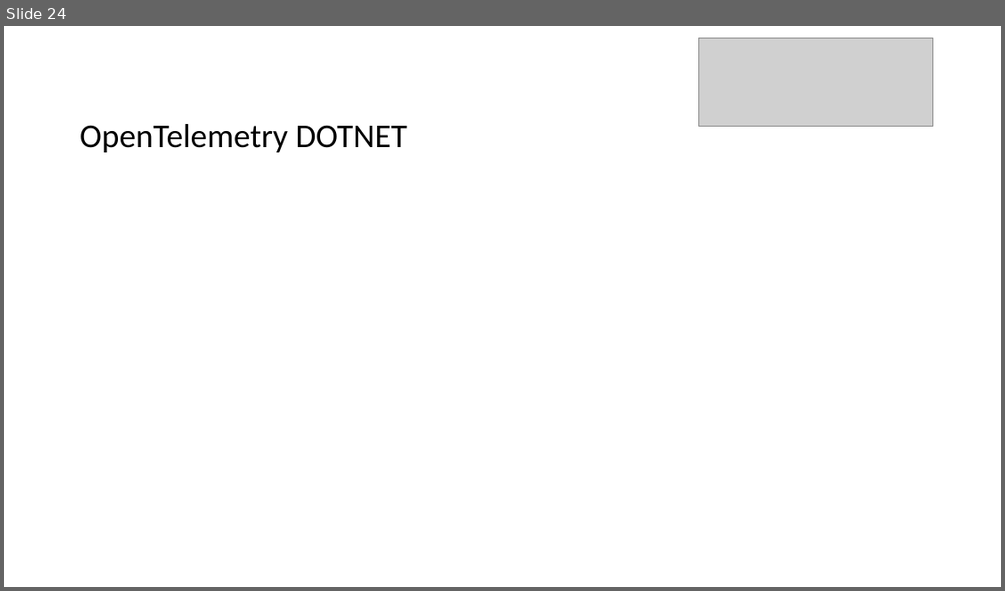
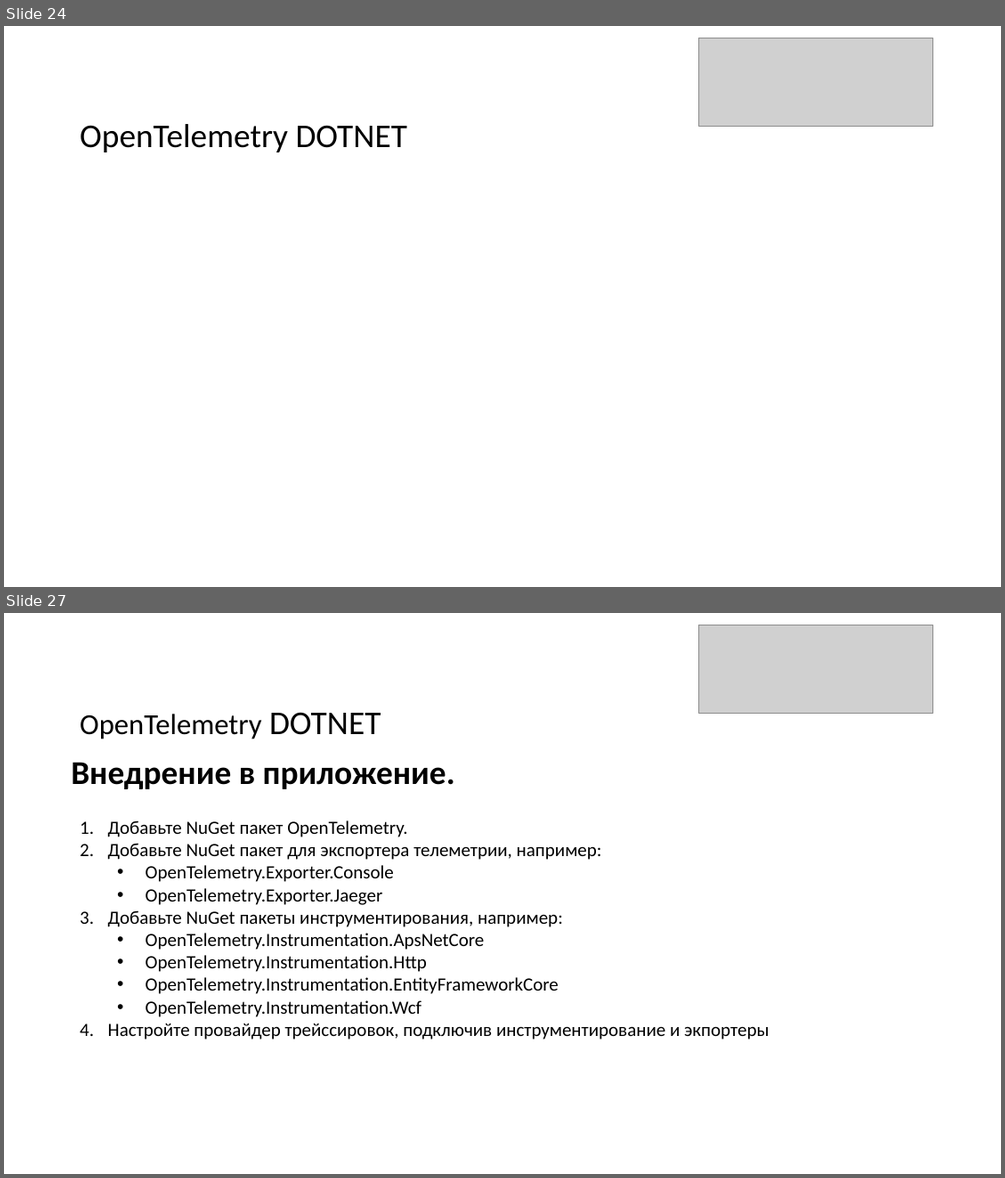
Before and after one commit to LoudThunderNET/OpenTelemetryPresentation, a slide deck: OpenTelemetry.pptx. Shown one above the other, each under a label of ours: slide 24 before the commit, slides 24 and 27 after it; the slides between them are not shown. The pictures are 1005x591 and 1005x1178 pixels, drawn with LibreOffice and Linux fonts; fonts in the diff are those of the drawing; grey boxes stand for pictures. Boxes give left, top, right and bottom in pixels: in the first picture for what was removed or moved away, otherwise in the second. Text is boxed around its words. In the diff, an @@ line names an element or a change of style, - is before the commit and + after.

Commit message:
Add dotnet embeding, links

```diff
--- a/OpenTelemetry.pptx
+++ b/OpenTelemetry.pptx
@@ slide 27 added at (4, 613, 1001, 1174), background #FFFFFF @@
@@ picture added at (699, 625, 932, 714) @@
@@ text added at (80, 712, 380, 739), 28 pt, text #000000 @@
+OpenTelemetry DOTNET
@@ text added at (71, 762, 455, 789), 32 pt, text #000000, bold @@
+Внедрение в приложение.
@@ text added at (108, 820, 769, 1039), 18 pt, text #000000 @@
+1. Добавьте NuGet пакет OpenTelemetry.
+2. Добавьте NuGet пакет для экспортера телеметрии, например:
+  • OpenTelemetry.Exporter.Console
+  • OpenTelemetry.Exporter.Jaeger
+3. Добавьте NuGet пакеты инструментирования, например:
+  • OpenTelemetry.Instrumentation.ApsNetCore
+  • OpenTelemetry.Instrumentation.Http
+  • OpenTelemetry.Instrumentation.EntityFrameworkCore
+  • OpenTelemetry.Instrumentation.Wcf
+4. Настройте провайдер трейссировок, подключив инструментирование и экпортеры
```
Also in this commit, not shown: 4 slides changed, 14 other slides added, 1 other file.
